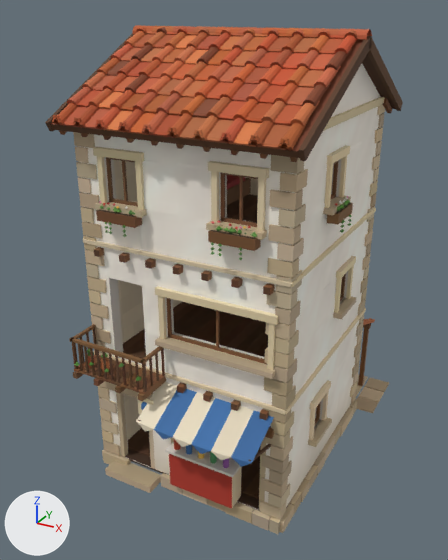
What one commit did to the glTF model godot/assets/kit/houses/artisan_0_3.glb.
Both versions are drawn from a camera (50 mm lens) standing at (4.76, -9.23, 7.94) and looking at (-0.24, -0.13, 3.39). The axes (+X, +Y, +Z) are drawn at lower left. The lights are the same throughout. The first picture is the older version. Vertices at exactly the same position are counted once.

Script lines for the objects in view, before the commit:
```python
me_house = bpy.data.meshes.new('House')
me_house.from_pydata(...)  # 8458 vertices, 11495 faces; spans x -2.05..2.23, y -2.72..3.27, z -0.02..7.66
me_house.materials.append(mat_civkit)
me_rooms = bpy.data.meshes.new('Rooms')
me_rooms.from_pydata(...)  # 2645 vertices, 4313 faces; spans x -1.8..1.8, y -1.95..1.95, z 0.24..7.53
me_rooms.materials.append(mat_civkit)
me_walls = bpy.data.meshes.new('Walls')
me_walls.from_pydata(...)  # 1781 vertices, 3064 faces; spans x -1.81..1.81, y -1.96..1.96, z 0.24..7.53
me_walls.materials.append(mat_civplaster)
ob_house = bpy.data.objects.new('House', me_house)
ob_house.location = (0.0, 0.0, 0.0)
ob_rooms = bpy.data.objects.new('Rooms', me_rooms)
ob_rooms.location = (0.0, 0.0, 0.0)
ob_walls = bpy.data.objects.new('Walls', me_walls)
ob_walls.location = (0.0, 0.0, 0.0)
```
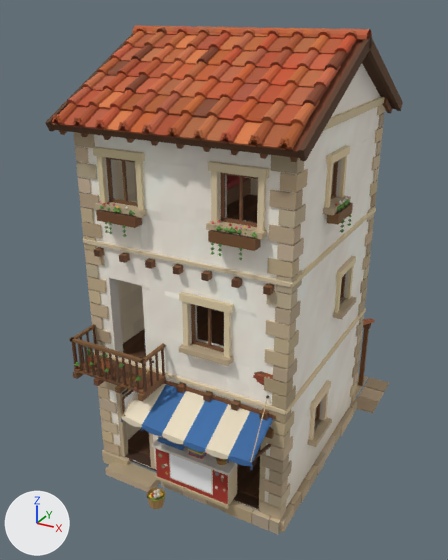
Where the change shows, as pixel boxes [x1, y1, x2, y2] in the pictures (448 x 560 px; the box of a moved part takes in the faces that stretch with it):
part 1 of me_house, moved or reshaped: before [158, 296, 167, 340]; after [182, 302, 190, 346]
part 2 of me_house, moved or reshaped: before [267, 323, 275, 370]; after [224, 312, 231, 358]
part 3 of me_house, added (beige): after [179, 292, 234, 314]
part 4 of me_house, added: after [155, 448, 237, 505]
part 5 of me_house, added: after [152, 437, 237, 476]
part 6 of me_house, added: after [155, 475, 229, 509]
part 7 of me_house, added: after [169, 454, 213, 495]
part 8 of me_house, moved or reshaped (not visible afterwards): before [169, 454, 241, 509]
part 9 of me_house, moved or reshaped (not visible afterwards): before [137, 396, 153, 414]
part 10 of me_house, deleted: before [141, 298, 219, 450]
part 11 of me_house, reshaped: before [136, 286, 279, 477]; after [121, 304, 281, 509]
part 12 of me_walls, moved or reshaped: [148, 153, 370, 505] in both
part 13 of me_walls, recoloured: [167, 291, 266, 395] in both

Diff of the bpy script that builds the scene:
```diff
--- a/godot/assets/kit/houses/artisan_0_3.glb.py
+++ b/godot/assets/kit/houses/artisan_0_3.glb.py
@@ mat_civsign @@
+mat_civsign = bpy.data.materials.new('CivSign')
+# uses the picture img_civ_white
@@ mat_civcloth @@
+mat_civcloth = bpy.data.materials.new('CivCloth')
+# uses the picture img_civ_white
@@ mat_civwood @@
+mat_civwood = bpy.data.materials.new('CivWood')
+# uses the picture img_civ_white
@@ me_house @@
 # used by ob_house; location = (0.0, 0.0, 0.0)
-me_house.from_pydata(...)  # 8458 vertices, 11495 faces; spans x -2.05..2.23, y -2.72..3.27, z -0.02..7.66
+me_house.from_pydata(...)  # 11221 vertices, 16092 faces; spans x -2.05..2.23, y -2.74..3.27, z -0.02..7.66
+# me_house part 1: the loose piece of 8 vertices spanning x -0.39..-0.3, y -2.01..-1.95, z 3.04..3.9 is moved by (0.45, 0.0, 0.0)
+# me_house part 2: the loose piece of 8 vertices spanning x 1.52..1.61, y -2.01..-1.95, z 3.04..3.9 is moved by (-0.73, 0.0, 0.0)
+# me_house part 3: a new loose piece, a box spanning x 0.02..0.92, y -2.03..-1.95, z 3.83..3.95, in mat_civkit
+# me_house part 4: a new loose piece, a box spanning x -0.5..0.93, y -2.14..-1.8, z 0.24..0.96, in mat_civkit
+# me_house part 5: a new loose piece, a box spanning x -0.54..0.972, y -2.19..-1.79, z 0.96..1.01, in mat_civkit
+# me_house part 6: a new loose piece, a box spanning x -0.52..0.952, y -2.17..-2.13, z 0.24..0.3, in mat_civkit
+# me_house part 7: a new loose piece, a box spanning x -0.214..0.646, y -2.145..-2.139, z 0.3834..0.9734, in mat_civkit
+# me_house part 8: the loose piece of 8 vertices spanning x -0.22..1.01, y -2.14..-1.8, z 0.24..0.96 is turned -60.9 degrees about the y axis through its middle and scaled by 0.0426, then moved by (-0.75, -0.17, 0.0)
+# me_house part 9: the loose piece of 8 vertices spanning x -0.63..-0.33, y -2.39..-2.36, z 1.75..2.09 is turned 90 degrees about the y axis through its middle and scaled by 0.0579, then moved by (0.49, 0.34, -0.15)
+# me_house part 10: 7 loose pieces with 86 vertices, spanning x -0.57..1.52, y -2.45..-1.86, z 1.01..3.82, are deleted
+# me_house part 11: 4 vertices moved from x -0.43, y -2.05..-1.89, z 1.86..2.0 to x -0.71, y -2.05..-1.89, z 1.86..2.0; 159 vertices removed from x -0.43..1.65, y -2.72..-1.79, z 0.96..3.95; 2764 vertices added at x -0.81..1.73, y -2.74..-0.96, z 0.0..3.82
+# other edits to the shape of me_house do not show in these pictures
 me_house.materials.append(mat_civkit)
+me_house.materials.append(mat_civwood)
+me_house.materials.append(mat_civcloth)
+me_house.materials.append(mat_civsign)
@@ me_walls @@
 # used by ob_walls; location = (0.0, 0.0, 0.0)
-me_walls.from_pydata(...)  # 1781 vertices, 3064 faces; spans x -1.81..1.81, y -1.96..1.96, z 0.24..7.53
+me_walls.from_pydata(...)  # 1823 vertices, 3150 faces; spans x -1.81..1.81, y -1.96..1.96, z 0.24..7.53
+# me_walls part 12: 609 vertices moved within x -1.81..1.81, y -1.96..1.96, z 0.54..6.54; 70 vertices removed from x -1.5..1.52, y -1.96..1.96, z 0.24..6.24; 112 vertices added at x -1.5..1.52, y -1.96..1.96, z 0.24..6.54
+# me_walls part 13: 17 kept faces spanning x -0.3..1.52, y -1.96..-1.94, z 2.36..6.24 get new vertex colours; the middle colour goes from white #fcf4e7 to white #fdf6e9
 me_walls.materials.append(mat_civplaster)
```
